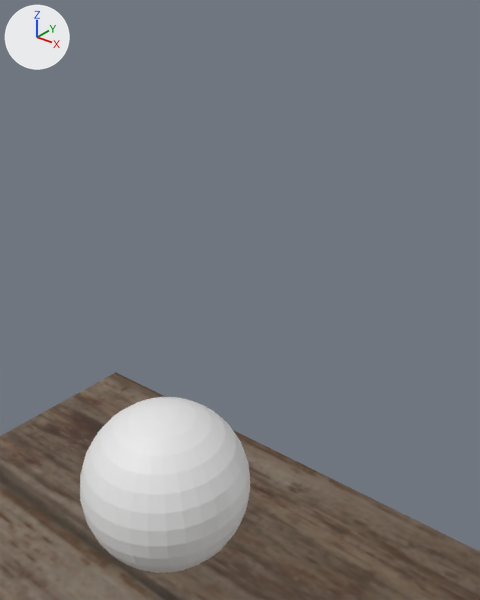
Before and after pictures for a commit that changed the Blender file animation-bouncing-ball.blend.
The view is the same before and after, from a camera (50 mm lens) standing at (15.39, -2.55, 13.4) and looking at (11.32, 2.53, 10.25). Lighting does not change. The marker at upper left points along +X, +Y and +Z.
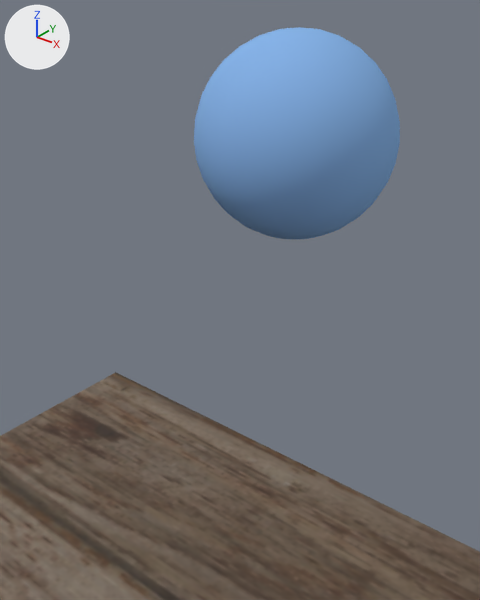
The change, as JSON lines over the scene's bpy script:
```json
{"op": "add", "block": "mat_material_004", "code": ["mat_material_004 = diffuse_material('Material.004')", "mat_material_004.base_color = (0.243, 0.452, 0.8)  # blue #87b3e7"]}
{"block": "me_sphere", "where": "me_sphere.from_pydata(...)  # 482 vertices, 512 faces; spans x -1.0..1.0, y -1.0..1.0, z -1.0..1.0"}
{"op": "add", "block": "me_sphere", "code": "me_sphere.materials.append(mat_material_004)  # blue #87b3e7"}
{"op": "set", "path": "ob_sphere.location", "old": "(10.84, 1.73, 8.01)", "new": "(11.7, 2.93, 11.99)"}
```

What differs and where, as boxes (x1, y1, x2, y2) in the pictures (480 x 600 px):
```json
{"object": "Sphere", "change": "recoloured, moved", "before": [80, 397, 250, 573], "after": [194, 27, 400, 239]}
```
